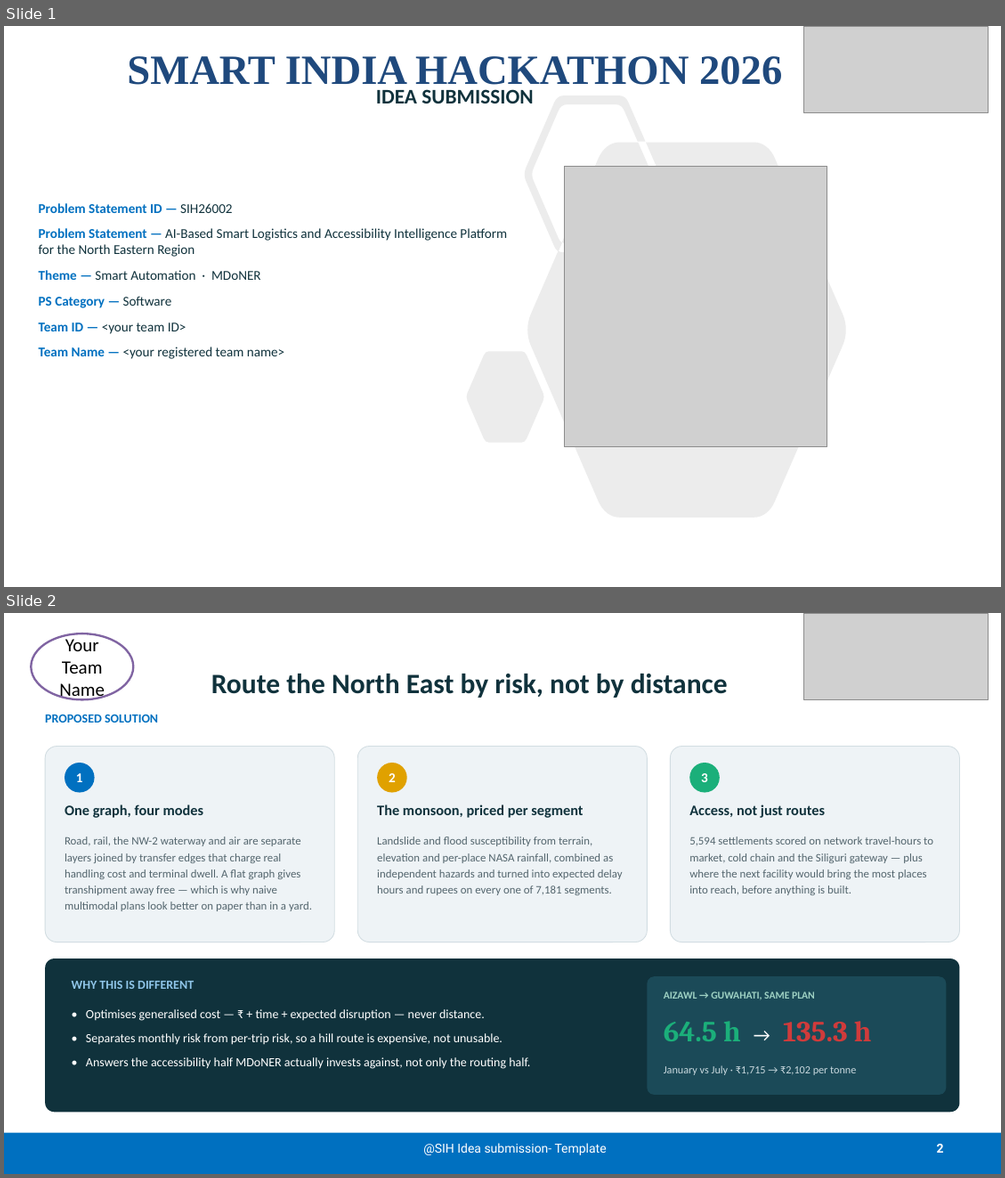
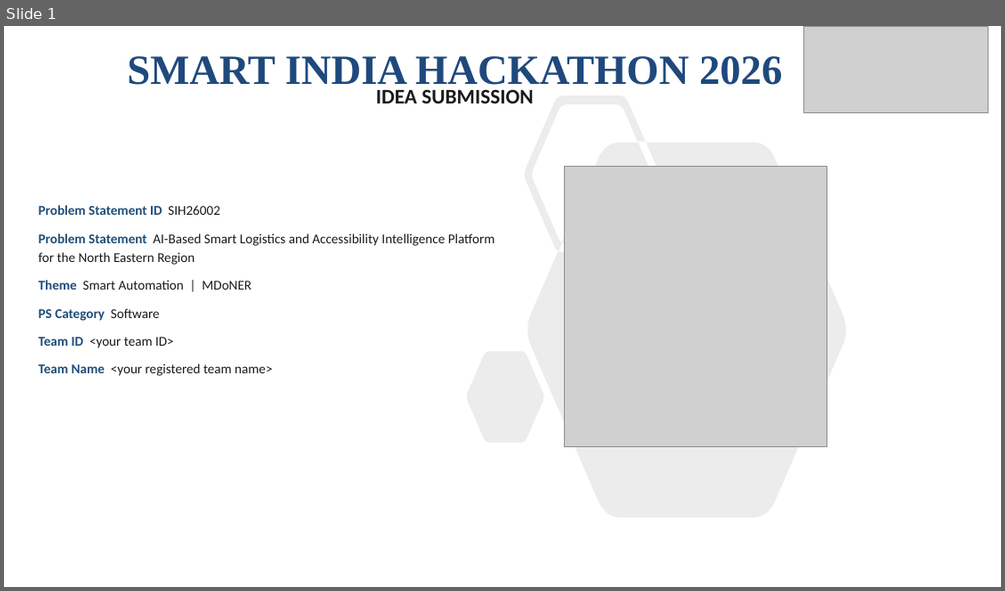
Before and after one commit to Jeffrey2600/Logistics_sih, a slide deck: docs/presentation/SIH26002_NER_Logistics.pptx. Shown one above the other, each under a label of ours: slides 1 and 2 before the commit, slide 1 after it. The pictures are 1005x1178 and 1005x591 pixels, drawn with LibreOffice and Linux fonts; fonts in the diff are those of the drawing; grey boxes stand for pictures. Boxes give left, top, right and bottom in pixels: in the first picture for what was removed or moved away, otherwise in the second. Text is boxed around its words. In the diff, an @@ line names an element or a change of style, - is before the commit and + after.

```diff
--- a/docs/presentation/SIH26002_NER_Logistics.pptx
+++ b/docs/presentation/SIH26002_NER_Logistics.pptx
@@ slide 2 removed at [4, 613, 1001, 1174], background #FFFFFF @@
@@ ellipse removed at [31, 634, 133, 699] @@
-Your Team Name
@@ picture removed at [804, 613, 988, 699] @@
@@ title removed at [211, 674, 728, 698] @@
-Route the North East by risk, not by distance
@@ text removed at [45, 714, 158, 722] @@
-PROPOSED SOLUTION
@@ rounded rectangle removed at [45, 747, 334, 942] @@
@@ ellipse removed at [65, 763, 95, 793] @@
-1
@@ rounded rectangle removed at [357, 747, 647, 942] @@
@@ ellipse removed at [377, 763, 407, 793] @@
-2
@@ rounded rectangle removed at [671, 747, 960, 942] @@
@@ ellipse removed at [689, 763, 720, 793] @@
-3
@@ text removed at [65, 804, 204, 818] @@
-One graph, four modes
@@ text removed at [377, 804, 582, 818] @@
-The monsoon, priced per segment
@@ text removed at [689, 804, 825, 818] @@
-Access, not just routes
@@ text removed at [65, 836, 312, 911] @@
-Road, rail, the NW-2 waterway and air are separate layers joined by transfer edges that charge real handling cost and terminal dwell. A flat graph gives transhipment away free — which is why naive multimodal plans look better on paper than in a yard.
@@ text removed at [377, 836, 623, 895] @@
-Landslide and flood susceptibility from terrain, elevation and per-place NASA rainfall, combined as independent hazards and turned into expected delay hours and rupees on every one of 7,181 segments.
@@ text removed at [689, 836, 933, 895] @@
-5,594 settlements scored on network travel-hours to market, cold chain and the Siliguri gateway — plus where the next facility would bring the most places into reach, before anything is built.
@@ rounded rectangle removed at [45, 958, 960, 1111] @@
@@ text removed at [72, 981, 194, 989] @@
-WHY THIS IS DIFFERENT
@@ rounded rectangle removed at [647, 976, 947, 1094] @@
@@ text removed at [86, 1009, 530, 1069] @@
-• Optimises generalised cost — ₹ + time + expected disruption — never distance.
-• Separates monthly risk from per-trip risk, so a hill route is expensive, not unusable.
-• Answers the accessibility half MDoNER actually invests against, not only the routing half.
@@ text removed at [663, 991, 815, 999] @@
-AIZAWL → GUWAHATI, SAME PLAN
@@ text removed at [663, 1021, 872, 1042] @@
-64.5 h → 135.3 h
@@ text removed at [663, 1065, 856, 1075] @@
-January vs July · ₹1,715 → ₹2,102 per tonne
@@ rectangle removed at [4, 1133, 1001, 1174] @@
@@ text removed at [423, 1143, 607, 1155] @@
-@SIH Idea submission- Template
@@ page number removed at [937, 1143, 944, 1152] @@
-2
@@ slide 1 changed as well @@
@@ subtitle "IDEA SUBMISSION" at [376, 89, 533, 103]: text colour #10323C to #1A1A1A @@
@@ text at [39, 205, 495, 376]: text changed; text colour #10323C to #1A1A1A @@
-Problem Statement ID — SIH26002
-Problem Statement — AI-Based Smart Logistics and Accessibility Intelligence Platform for the North Eastern Region
-Theme — Smart Automation · MDoNER
-PS Category — Software
-Team ID — <your team ID>
-Team Name — <your registered team name>
+Problem Statement ID SIH26002
+Problem Statement AI-Based Smart Logistics and Accessibility Intelligence Platform for the North Eastern Region
+Theme Smart Automation | MDoNER
+PS Category Software
+Team ID <your team ID>
+Team Name <your registered team name>
```
Also in this commit, not shown: 4 other slides changed, 7 slides added, 11 other files.
